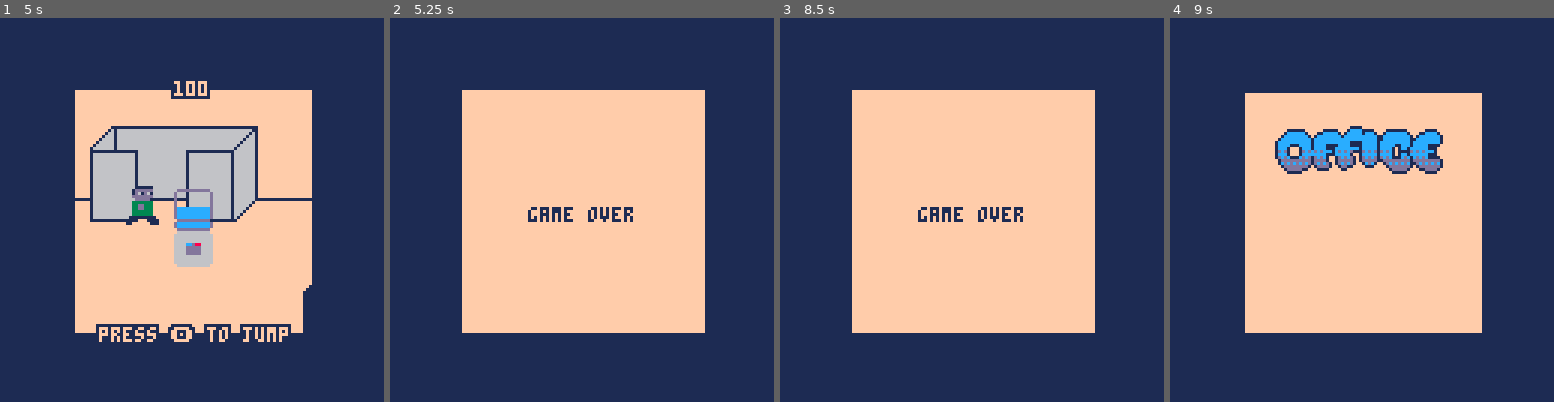
Above: before the commit, frames 1-4 (left to right).
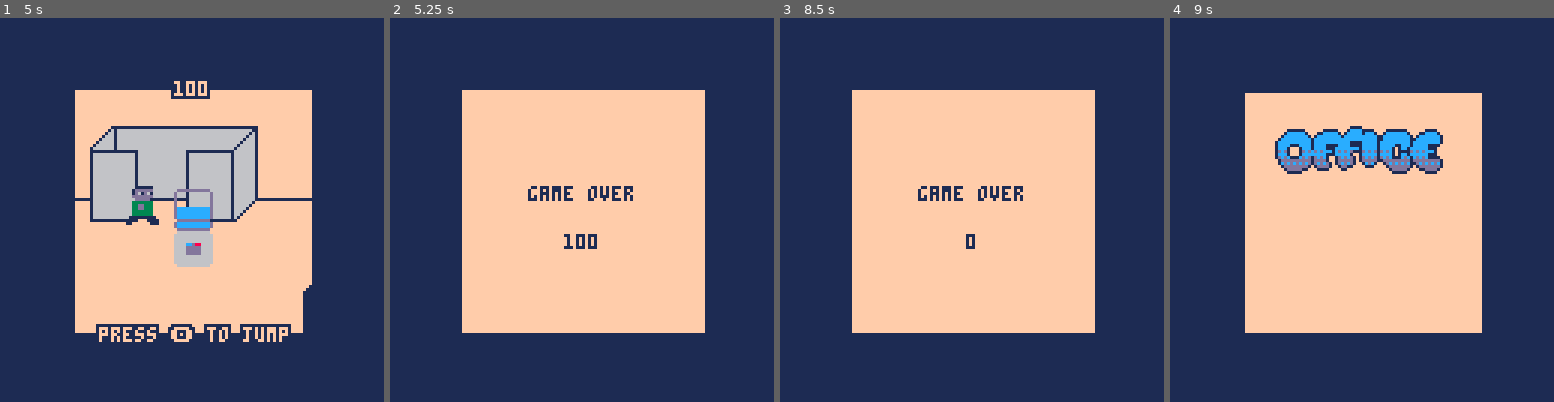
Above: after the commit, the same moments.

Repository: ryanford/office-escape
Game: PICO-8 cartridge office-escape.p8
Same seed, same stepped clock (60 frames per second), same inputs: the game is played once before the commit and once after it.
Inputs:
- Up to frame 1 (5 s): tap O (Z key) at 0.7, 1.7, 2.1, 2.5, 2.9, 3.3, 3.7, 4.1, 4.5, 4.9 s
- Up to frame 2 (5.25 s): no input
- Up to frame 3 (8.5 s): tap O (Z key) every 0.4 s from 5.3 to 8.1 s
- Up to frame 4 (9 s): tap O (Z key) at 8.5, 8.9 s

Frame 1 is identical in both runs. In frame 2, 1.2% of the frame differs, in the area x 35-64%, y 43-61%; in frame 3, 1.1%; in frame 4, nothing differs.

Commit message:
show score for everyone

Diff:
--- a/office-escape.p8
+++ b/office-escape.p8
@@ -809,16 +809,15 @@
 				if (flr(clock.now)~=flr(clock.old)) fireworks:new{x=rnd(79)+24,y=rnd(79)+24,size=flr(rnd(25))+10}
 			end
 			yield()
-			print("game over",centerx("game over"),newhighscore and 48 or 63,1)
+			print("game over",centerx("game over"),newhighscore and 48 or 56,1)
 			if newhighscore then
 				local str1="new high score"
-				local score=score or {value="hello"}
 				print(str1,centerx(str1),63,1)
-				print(score.value,centerx(score.value),78,1)
 				foreach(foreground,function(fworks)
-			fworks:draw()
+					fworks:draw()
 				end)
 			end
+			print(score.value,centerx(score.value),newhighscore and 78 or 72,1)
 			yield()
 		until btnp(4)
 		music(-1)
Not shown, changed: office-escape.p8.png
Not shown, changed: office_escape.js
